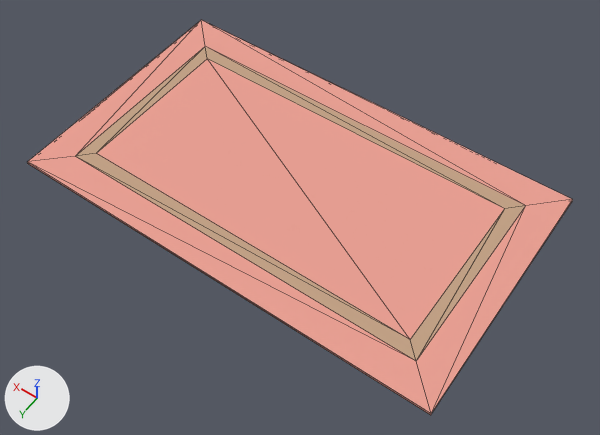
The glTF model example_game/world/props/rug-square.prop/model.glb as it was, and as the next commit left it.
One viewpoint serves both versions: a 50 mm lens placed at (-2.12, 2.91, 4.23), pointed at (-0.14, 0.14, -0.14). Every picture has the same lights, and +X, +Y and +Z are marked at lower left. The first picture is the older version. Mesh edges are drawn as thin lines. Vertices at exactly the same position are counted once.

Objects in the first picture: 'model'.
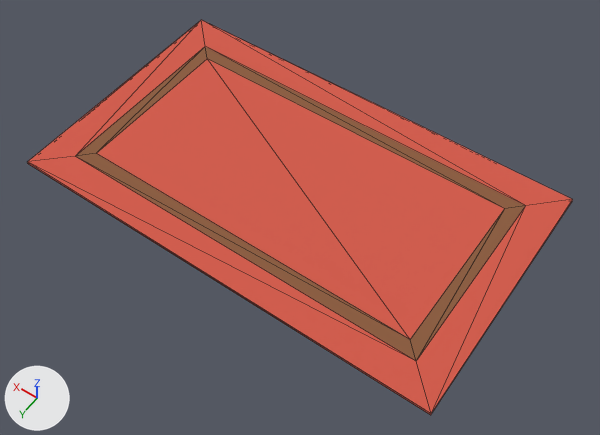
What the commit changed:
me_model has 16 vertices, 28 faces and spans x -1.57..1.57, y -0.92..0.92, z 0.0..0.02.
me_model is used by ob_model.
me_model part 1: 20 faces centred in x -1.57..1.57, y -0.92..0.92, z 0.0..0.02 are repainted in the vertex colours; the middle colour goes from pink #eba093 to red #d45a49.
me_model part 2: 8 faces centred in x -1.31..1.31, y -0.66..0.66, z 0.02 are repainted in the vertex colours; the middle colour goes from beige #c4a285 to brown #8c5c3d.

Where the change shows, as pixel boxes [x1, y1, x2, y2] in the pictures (600 x 435 px):
part 1 of me_model, recoloured (pink to red)
    both: [27, 20, 573, 415]
part 2 of me_model, recoloured
    both: [76, 47, 525, 361]
